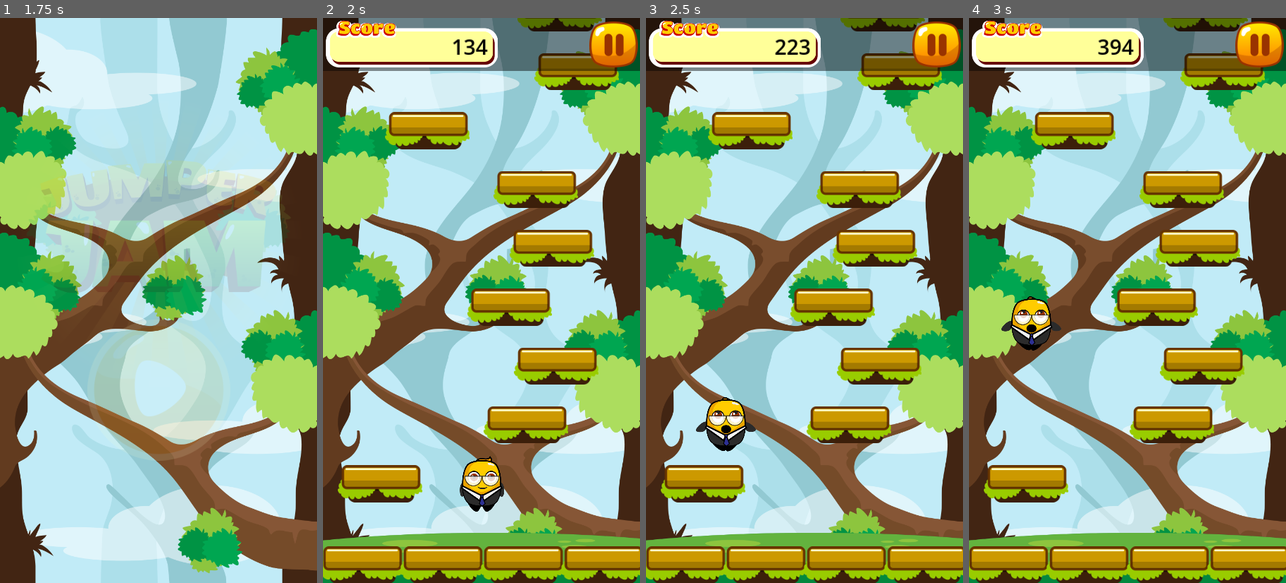
Above: before the commit, frames 1-4 (left to right).
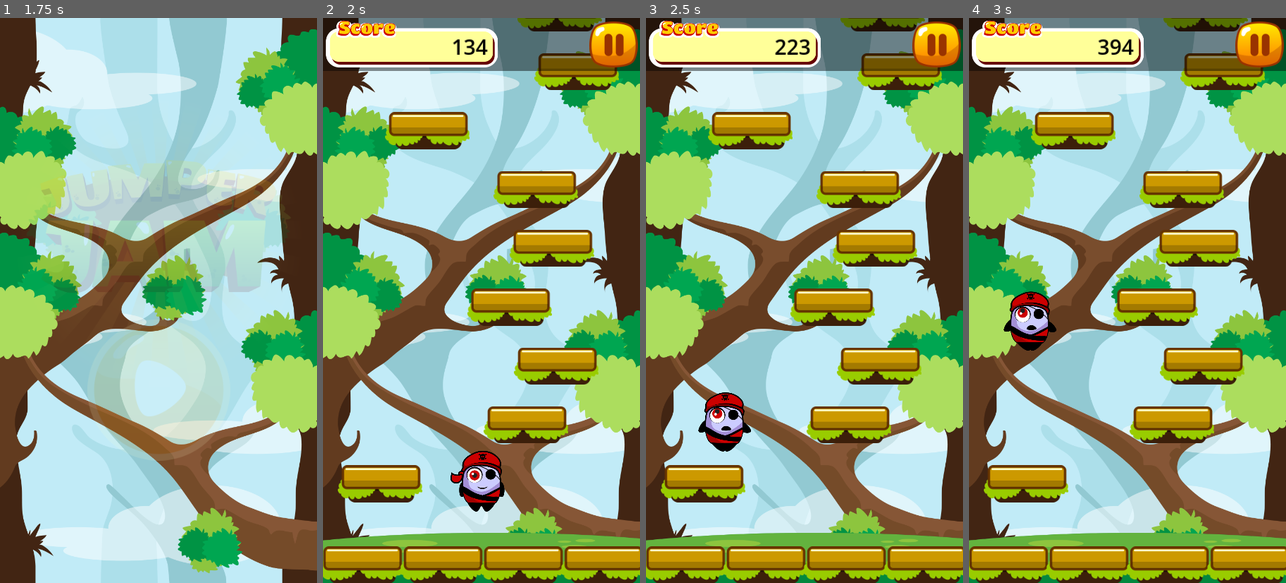
Above: after the commit, the same moments.

Repository: woliveira82/godot-mobile-jumper-jam-course
Game: Godot game, scene res://scenes/main.tscn
Two runs of this game, one before a commit and one after it. Both use one fixed random seed, a clock stepped at 60 frames per second and the inputs below.
Inputs (mouse positions are in pixels of both pictures, inside the frame that each line leads up to):
- Up to frame 1 (1.75 s): hold D (move_right) 0.53-1.25 s; click (158, 396) at 1.25 s
- Up to frame 2 (2 s): no input
- Up to frame 3 (2.5 s): hold A (move_left) from 2.03 s (still down)
- Up to frame 4 (3 s): release A (move_left) at 2.78 s; hold D (move_right) from 2.78 s (still down)

Frame 1 is identical in both runs. In frame 2, 1.1% of the frame differs, in the area x 40-58%, y 76-88%; in frame 3, 1.1%; in frame 4, 1.1%.

Commit message:
Section 6: In-App Purchases - New Player Skin

Diff:
--- a/scenes/player.tscn
+++ b/scenes/player.tscn
@@ -1,8 +1,10 @@
-[gd_scene load_steps=9 format=3 uid="uid://cqb3d1pj0ubop"]
+[gd_scene load_steps=13 format=3 uid="uid://cqb3d1pj0ubop"]
 
 [ext_resource type="Script" path="res://scripts/player.gd" id="1_0xquo"]
 [ext_resource type="Texture2D" uid="uid://cbrhu4lyiydyh" path="res://assets/textures/character/Skin1Idle.png" id="1_ywh7p"]
 [ext_resource type="Texture2D" uid="uid://c6r7kcpqpl0yy" path="res://assets/textures/character/Skin1Jump.png" id="2_bgyu2"]
+[ext_resource type="Texture2D" uid="uid://bomp3vv20ag04" path="res://assets/textures/character/Skin2Idle.png" id="4_t7k1y"]
+[ext_resource type="Texture2D" uid="uid://bgybtkbfd6h4q" path="res://assets/textures/character/Skin2Jump.png" id="5_inysj"]
 
 [sub_resource type="RectangleShape2D" id="RectangleShape2D_arwql"]
 size = Vector2(40, 20)
@@ -110,6 +112,84 @@
 "transitions": PackedFloat32Array(1),
 "update": 0,
 "values": [Vector2(0, -49)]
+}
+tracks/2/type = "value"
+tracks/2/imported = false
+tracks/2/enabled = true
+tracks/2/path = NodePath("Sprite2D:scale")
+tracks/2/interp = 1
+tracks/2/loop_wrap = true
+tracks/2/keys = {
+"times": PackedFloat32Array(0),
+"transitions": PackedFloat32Array(1),
+"update": 0,
+"values": [Vector2(0.35, 0.35)]
+}
+
+[sub_resource type="Animation" id="Animation_b2n5j"]
+resource_name = "fall_red"
+tracks/0/type = "value"
+tracks/0/imported = false
+tracks/0/enabled = true
+tracks/0/path = NodePath("Sprite2D:texture")
+tracks/0/interp = 1
+tracks/0/loop_wrap = true
+tracks/0/keys = {
+"times": PackedFloat32Array(0),
+"transitions": PackedFloat32Array(1),
+"update": 1,
+"values": [ExtResource("4_t7k1y")]
+}
+tracks/1/type = "value"
+tracks/1/imported = false
+tracks/1/enabled = true
+tracks/1/path = NodePath("Sprite2D:position")
+tracks/1/interp = 1
+tracks/1/loop_wrap = true
+tracks/1/keys = {
+"times": PackedFloat32Array(0),
+"transitions": PackedFloat32Array(1),
+"update": 0,
+"values": [Vector2(-2, -51)]
+}
+tracks/2/type = "value"
+tracks/2/imported = false
+tracks/2/enabled = true
+tracks/2/path = NodePath("Sprite2D:scale")
+tracks/2/interp = 1
+tracks/2/loop_wrap = true
+tracks/2/keys = {
+"times": PackedFloat32Array(0),
+"transitions": PackedFloat32Array(1),
+"update": 0,
+"values": [Vector2(0.35, 0.35)]
+}
+
+[sub_resource type="Animation" id="Animation_iyt42"]
+resource_name = "jump_red"
+tracks/0/type = "value"
+tracks/0/imported = false
+tracks/0/enabled = true
+tracks/0/path = NodePath("Sprite2D:texture")
+tracks/0/interp = 1
+tracks/0/loop_wrap = true
+tracks/0/keys = {
+"times": PackedFloat32Array(0),
+"transitions": PackedFloat32Array(1),
+"update": 1,
+"values": [ExtResource("5_inysj")]
+}
+tracks/1/type = "value"
+tracks/1/imported = false
+tracks/1/enabled = true
+tracks/1/path = NodePath("Sprite2D:position")
+tracks/1/interp = 1
+tracks/1/loop_wrap = true
+tracks/1/keys = {
+"times": PackedFloat32Array(0),
+"transitions": PackedFloat32Array(1),
+"update": 0,
+"values": [Vector2(1, -49)]
 }
 tracks/2/type = "value"
 tracks/2/imported = false
@@ -128,7 +208,9 @@
 _data = {
 "RESET": SubResource("Animation_o2o44"),
 "fall": SubResource("Animation_pp2ym"),
-"jump": SubResource("Animation_b61uq")
+"fall_red": SubResource("Animation_b2n5j"),
+"jump": SubResource("Animation_b61uq"),
+"jump_red": SubResource("Animation_iyt42")
 }
 
 [node name="Player" type="CharacterBody2D"]
--- a/scripts/game.gd
+++ b/scripts/game.gd
@@ -13,7 +13,7 @@
 var score: int = 0
 var high_score: int = 0
 var save_file_path = "user://highscore.save"
-
+var new_skin_unlocked = true
 
 @onready var level_generator = $LevelGenerator
 @onready var ground_sprite = $GroundSprite
@@ -63,6 +63,8 @@
 	player.global_position = player_spawn_position
 	player.died.connect(_on_player_died)
 	add_child(player)
+	if new_skin_unlocked:
+		player.use_new_skin()
 
 	camera = camera_scene.instantiate()
 	camera.setup_camera(player)
--- a/scripts/player.gd
+++ b/scripts/player.gd
@@ -14,8 +14,12 @@
 var use_accelerometer = false
 var dead = false
 
+var fall_anim_name = "fall"
+var jump_anim_name = "jump"
+
 @onready var animator = $AnimationPlayer
 @onready var cshape = $CollisionShape2D
+@onready var sprite = $Sprite2D
 
 
 func _ready():
@@ -26,11 +30,11 @@
 
 func _process(_delta):
 	if velocity.y > 0:
-		if animator.current_animation != "fall":
-			animator.play("fall")
+		if animator.current_animation != fall_anim_name:
+			animator.play(fall_anim_name)
 	elif velocity.y < 0:
-		if animator.current_animation != "jump":
-			animator.play("jump")
+		if animator.current_animation != jump_anim_name:
+			animator.play(jump_anim_name)
 
 
 func _physics_process(_delta):
@@ -72,3 +76,11 @@
 		cshape.set_deferred("disabled", true)
 		died.emit()
 		SoundFX.play("Fall")
+
+
+func use_new_skin():
+	fall_anim_name = "fall_red"
+	jump_anim_name = "jump_red"
+
+	if sprite:
+		sprite.texture = preload("res://assets/textures/character/Skin2Idle.png")
